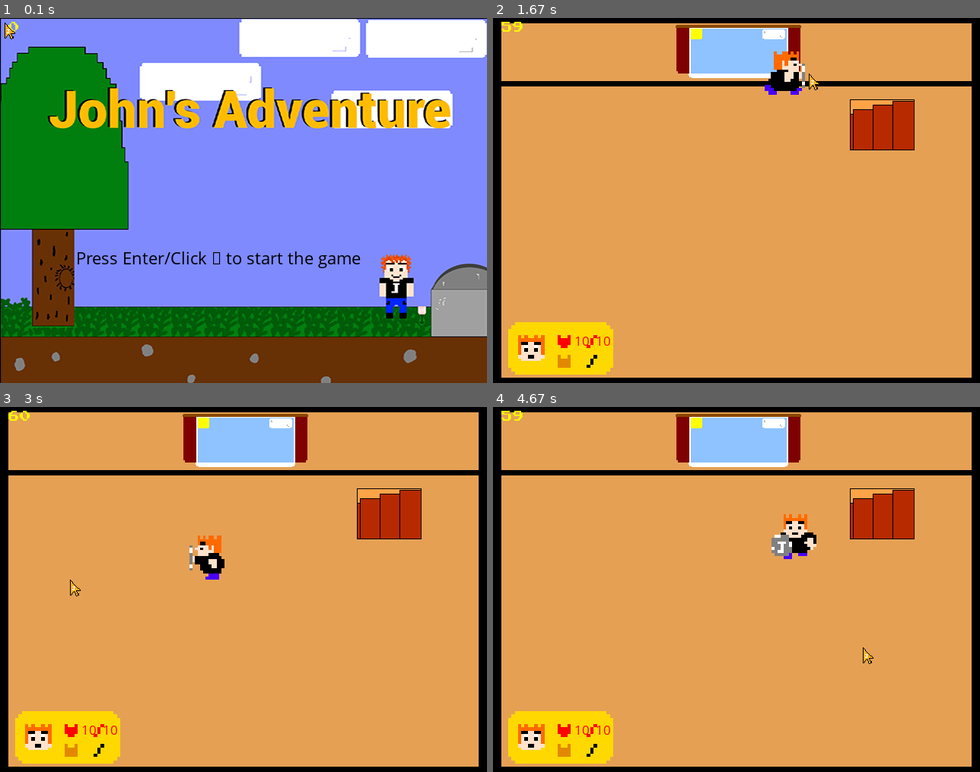
Above: before the commit, frames 1-4 (two rows, left to right).
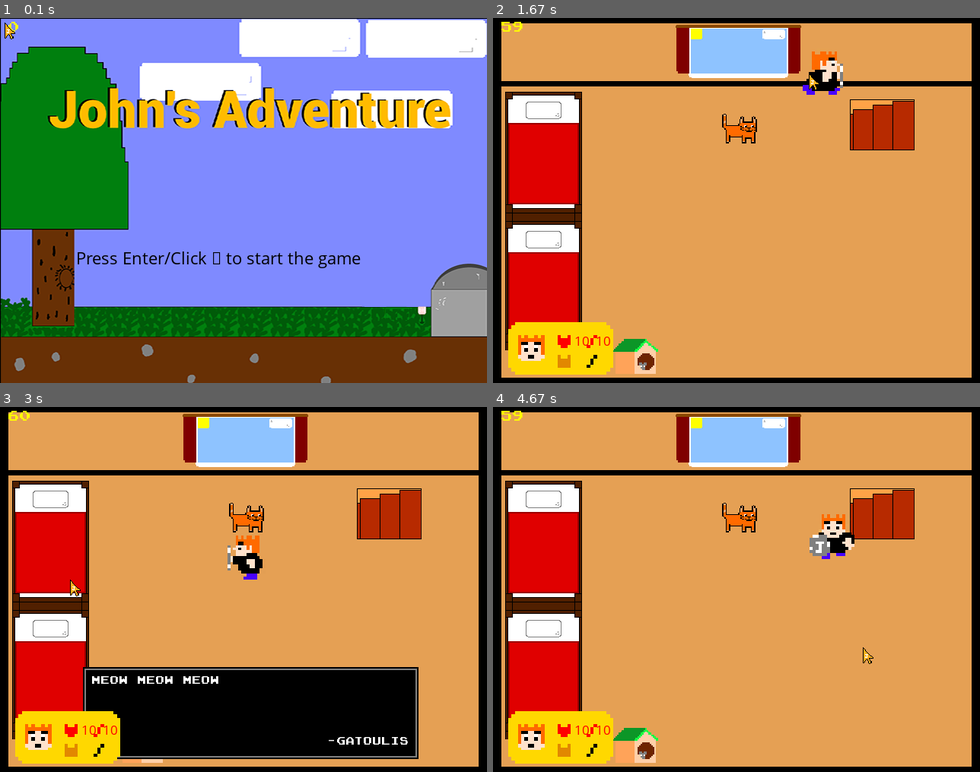
Above: after the commit, the same moments.

Repository: Marios325346/John-sAdventure
Game: pygame game, started from main.py
The game is run twice, just before and just after one commit, with the same random seed, the same clock (stepped at 60 frames per second) and the same inputs.
Inputs (mouse positions are in pixels of both pictures, inside the frame that each line leads up to):
- Up to frame 1 (0.1 s): no input
- Up to frame 2 (1.67 s): click (736, 200) at 0.38 s; hold Right 0.67-1.13 s; move the mouse to (619, 204) at 0.7 s; hold Up 1.17-1.47 s; move the mouse to (585, 145) at 1.2 s; hold Right from 1.5 s (still down); move the mouse to (809, 72) at 1.53 s
- Up to frame 3 (3 s): release Right at 1.97 s; hold Left 2-2.53 s; move the mouse to (301, 622) at 2.03 s; hold Down 2.57-2.87 s; move the mouse to (253, 465) at 2.6 s; hold Left from 2.9 s (still down); move the mouse to (68, 578) at 2.93 s
- Up to frame 4 (4.67 s): release Left at 3.3 s; hold Up 3.33-3.7 s; move the mouse to (741, 629) at 3.37 s; hold Right 3.73-4.37 s; move the mouse to (721, 527) at 3.77 s; hold Down from 4.4 s (still down); move the mouse to (863, 647) at 4.43 s

The runs differ from the first frame. In frame 1, 1.0% of the frame differs, in the area x 74-89%, y 64-83%; in frame 2, 12%; in frame 3, 28%, in the area x 2-86%, y 20-98%; in frame 4, 13%.

Commit message:
ver 0.0.2 last arc

Diff:
--- a/engine.py
+++ b/engine.py
@@ -1,4 +1,4 @@
-import pygame
+import pygame, random
 from pygame import *
 
 screen = pygame.display.set_mode((640, 480))
@@ -15,8 +15,8 @@
     playerY = playerY
     screen.blit(cynthiaImg, (cynthiaX, cynthiaY))
     cynthia_text = Pixel_font.render("Good morning brother, your sword", True, (255,255,255))
-    cynthia_text2 = Pixel_font.render("is in the basement, your friends", True, (255,255,255))
-    cynthia_text3 = Pixel_font.render("are waiting for you in the training", True, (255, 255, 255))
+    cynthia_text2 = Pixel_font.render("is in the basement, your teacher", True, (255,255,255))
+    cynthia_text3 = Pixel_font.render("is waiting for you in the training", True, (255, 255, 255))
     cynthia_text4 = Pixel_font.render("field.   -Cynthia", True, (255, 255, 255))
     if playerX >= cynthiaX - 50 and playerX <= cynthiaX + 50 and playerY >= cynthiaY + 10  and playerY <= cynthiaY + 60:
         print("Cynthia input")
@@ -25,11 +25,18 @@
         screen.blit(cynthia_text2, (120, 370))
         screen.blit(cynthia_text3, (120, 390))
         screen.blit(cynthia_text4, (120, 410))
+    return cynthiaX, cynthiaY
 
-
-
-
-
-            #screen.blit(catalogText, (120, 350))
-    print (playerX, playerY)
-    return cynthiaX, cynthiaY
+gatoulisImg = pygame.image.load("npc/gatoulis.png")
+def gatoulis(catX , catY, playerX,playerY):
+    global catalogImg , gatoulisImg
+    playerX = playerX
+    playerY = playerY
+    screen.blit(gatoulisImg, (catX, catY))
+    gatoulis_text = Pixel_font.render("Meow meow meow", True, (255, 255, 255))
+    gatoulis_text2 = Pixel_font.render("-Gatoulis", True, (255, 255, 255))
+    if playerX >= catX - 50 and playerX <= catX + 50 and playerY >= catY - 50 and playerY <= catY + 50:
+        screen.blit(catalogImg, (100, 340))
+        screen.blit(gatoulis_text, (120, 350))
+        screen.blit(gatoulis_text2, (430, 430))
+    return catX, catY
--- a/main.py
+++ b/main.py
@@ -2,7 +2,7 @@
 # version 0.0.3
 
 
-from engine import cynthia
+from engine import *
 import os, pygame, random, math, time, sys
 from pygame import mixer
 from pygame import *
@@ -16,7 +16,7 @@
 clock = pygame.time.Clock()
 
 # Logo
-pygame.display.set_caption("John's Adventure")
+pygame.display.set_caption("John's Adventure  v0.0.2")
 icon = pygame.image.load('items/logo.png')
 pygame.display.set_icon(icon)
 
@@ -143,8 +143,8 @@
 # Player
 # playerImg = pygame.image.load('playeridle.png') #Player must be sowhere around 128pixels (maybe)
 playerImg = pygame.image.load('sprites/player/playeridle.png')  # Player must be sowhere around 128pixels (maybe)
-playerX = 100
-playerY = 100
+playerX = 150
+playerY = 150
 playerX_change = 0
 playerY_change = 0
 
@@ -211,6 +211,7 @@
     screen.fill((0, 0, 0))
     # background image load
     screen.blit(background, (0, 0))
+    gatoulis(300, 120, playerX, playerY)
     gameWindow()  # Player
     hearts()
 
@@ -221,8 +222,8 @@
 
     # Stops the player from going out of bounds
     # X Position 1200
-    if playerX <= 5:
-        playerX = 5
+    if playerX <= 100:
+        playerX = 100
     elif playerX >= 580:
         playerX = 580
     # Y Position 900
Binary file added: npc/gatoulis.png
Binary file changed: sprites/Johns_room.png
Binary file changed: sprites/main_room.png
Binary file changed: sprites/mainmenu.png
